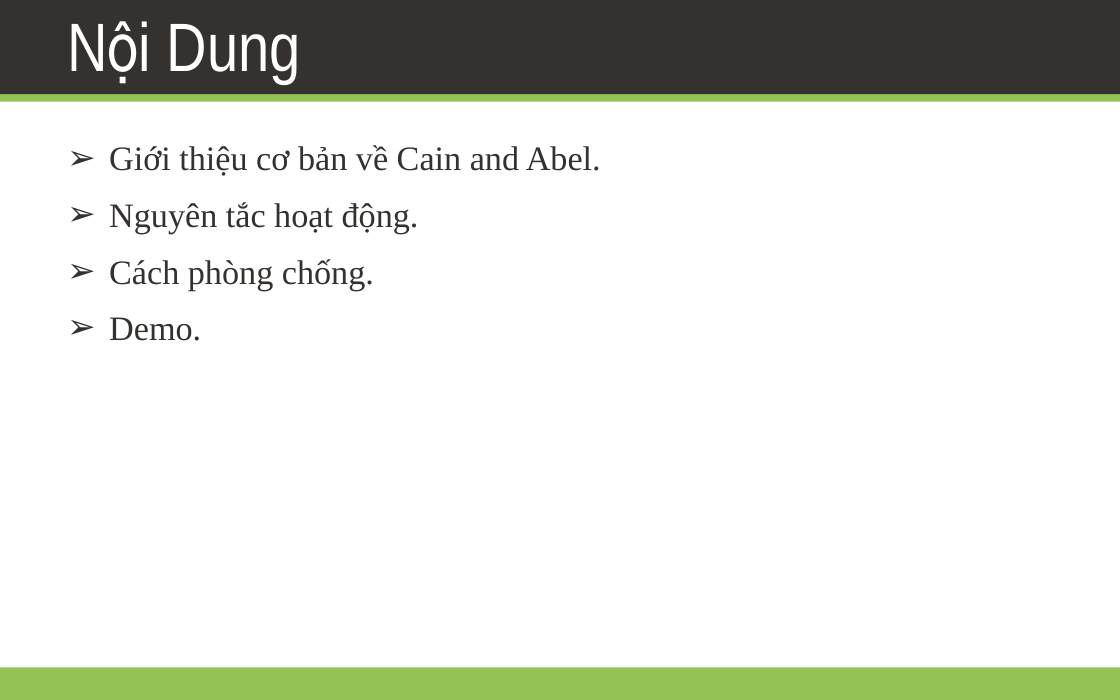
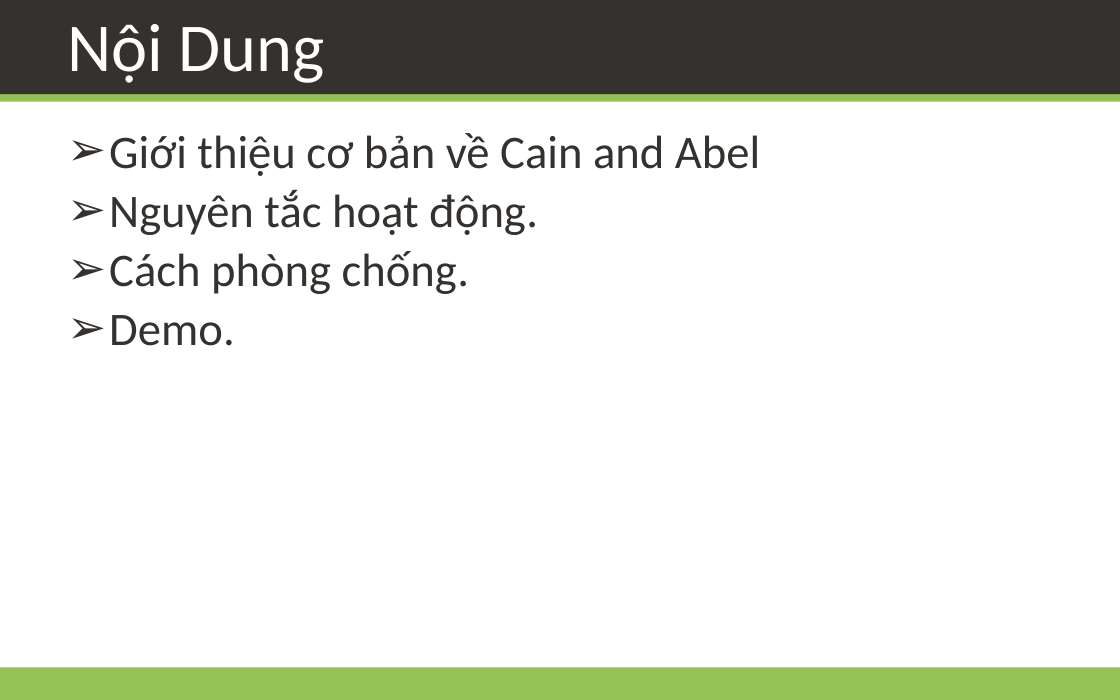
Before and after one commit to daotk/cdkpt, a slide deck: slide 3 of CDBM/Team Assignment 01/Team02.pptx. Drawn at 1120x700 pixels with LibreOffice and Linux fonts; fonts in the diff are those of the drawing; background and template pictures are left out. Boxes give left, top, right and bottom in pixels: in the first picture for what was removed or moved away, otherwise in the second. Text is boxed around its words. In the diff, an @@ line names an element or a change of style, - is before the commit and + after.

```diff
--- a/CDBM/Team Assignment 01/Team02.pptx
+++ b/CDBM/Team Assignment 01/Team02.pptx
@@ title "Nội Dung" at (67, 24, 325, 83): font Arial Narrow to Calibri @@
@@ text at (109, 133, 760, 176): text changed; size 22 to 30 pt; font Times New Roman to Calibri @@
-➢ Giới thiệu cơ bản về Cain and Abel.
+➢ Giới thiệu cơ bản về Cain and Abel
@@ text at (109, 189, 538, 346): size 22 to 30 pt, font Times New Roman to Calibri in "Nguyên tắc hoạt động.", "Cách phòng chống.", "Demo."; more space between paragraphs @@
```
Also in this commit, not shown: 2 other slides changed, 15 slides added, 3 slides removed.
